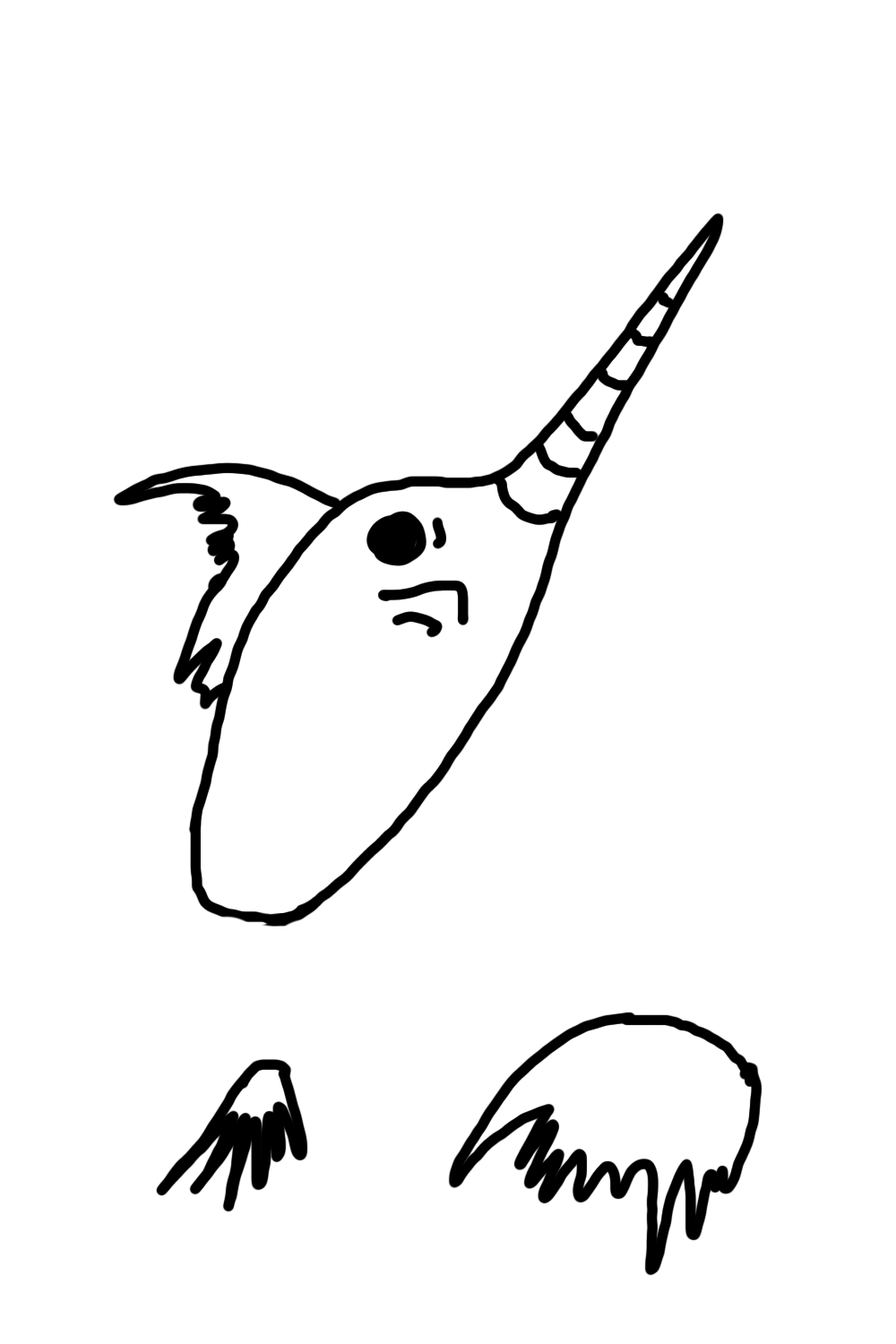
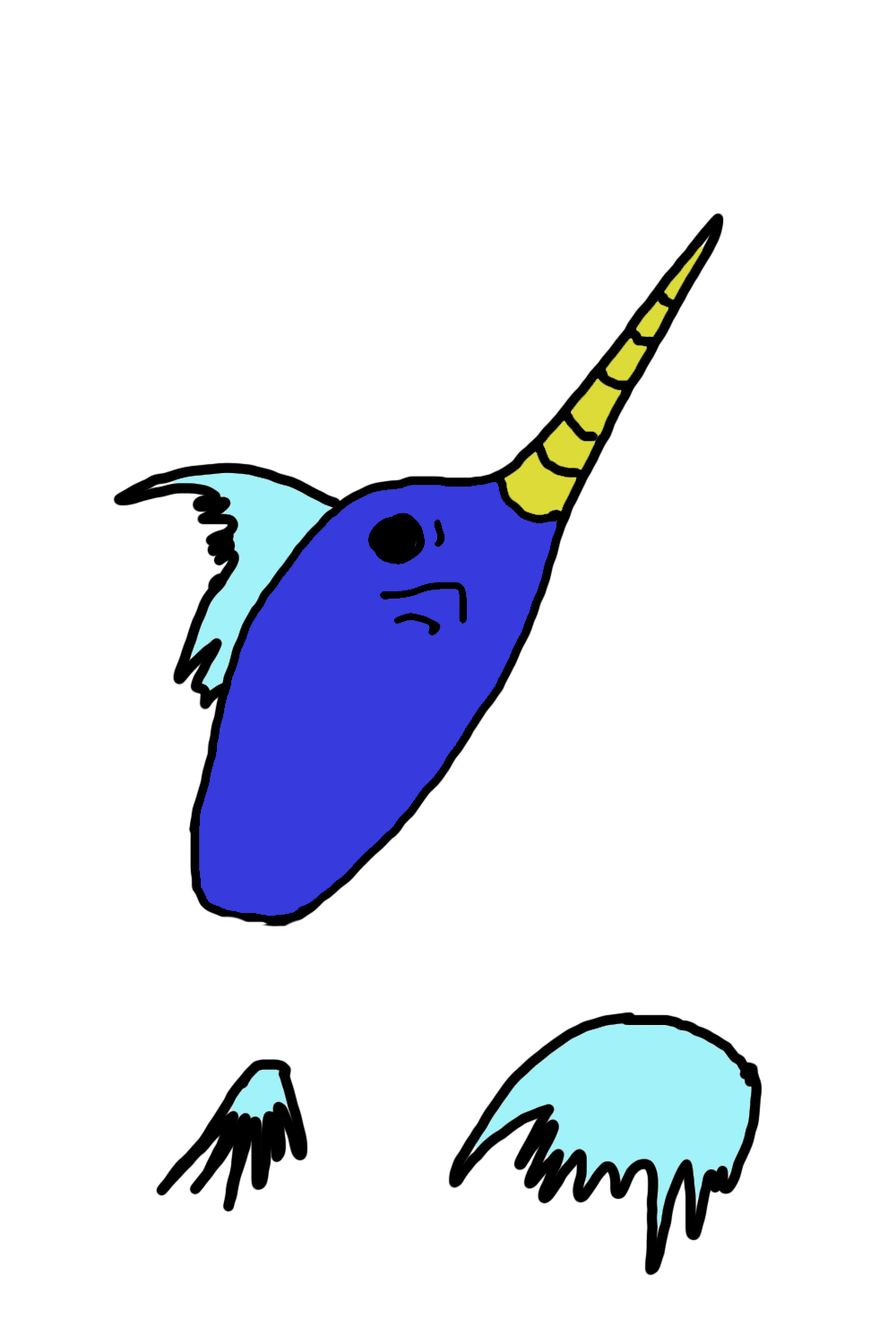
Layers edited between the first and the second w=896, h=1344 image:
painted on "Fin" over (230, 1068, 288, 1120)
painted on "Tail" over (474, 1022, 752, 1226)
painted on "Body" over (172, 246, 704, 916)
